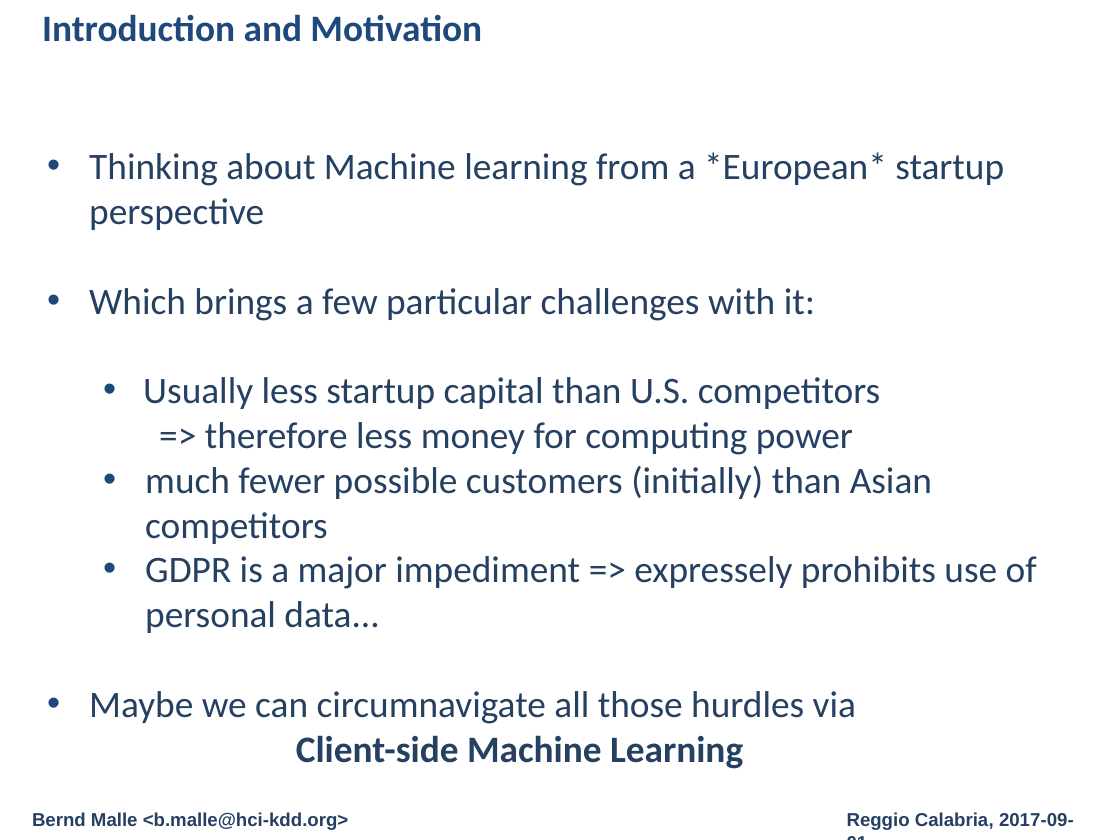
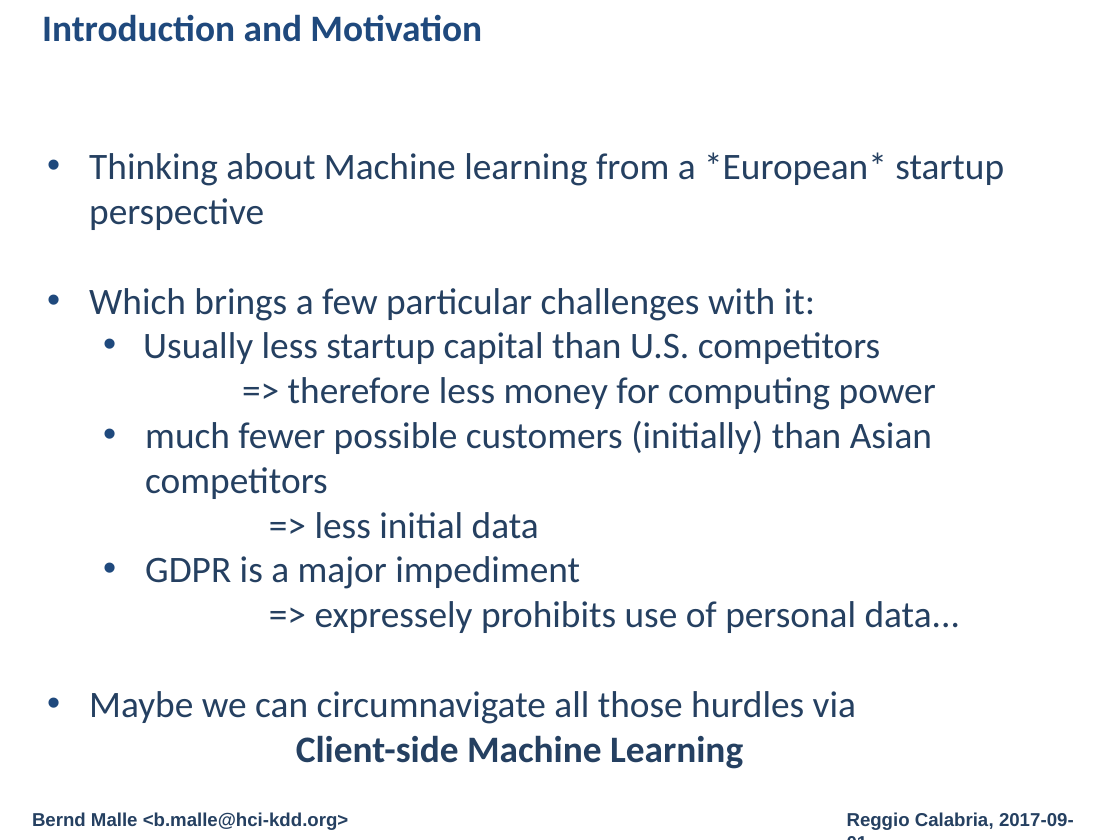
Before and after one commit to cassinius/phd-presentations, a slide deck: slide 2 of 2017/CD-MAKE_2017/Fed/Federated_Learning_Local_Sphere.pptx. Drawn at 1120x840 pixels with LibreOffice and Linux fonts; fonts in the diff are those of the drawing; background and template pictures are left out. Boxes give left, top, right and bottom in pixels: in the first picture for what was removed or moved away, otherwise in the second. Text is boxed around its words. In the diff, an @@ line names an element or a change of style, - is before the commit and + after.

```diff
--- a/2017/CD-MAKE_2017/Fed/Federated_Learning_Local_Sphere.pptx
+++ b/2017/CD-MAKE_2017/Fed/Federated_Learning_Local_Sphere.pptx
@@ text at [145,512,960,633]: text changed @@
-  • GDPR is a major impediment => expressely prohibits use of personal data...
+  => less initial data
+  • GDPR is a major impediment
+  => expressely prohibits use of personal data...
```
Also in this commit, not shown: 1 other slide changed, 1 other file.
